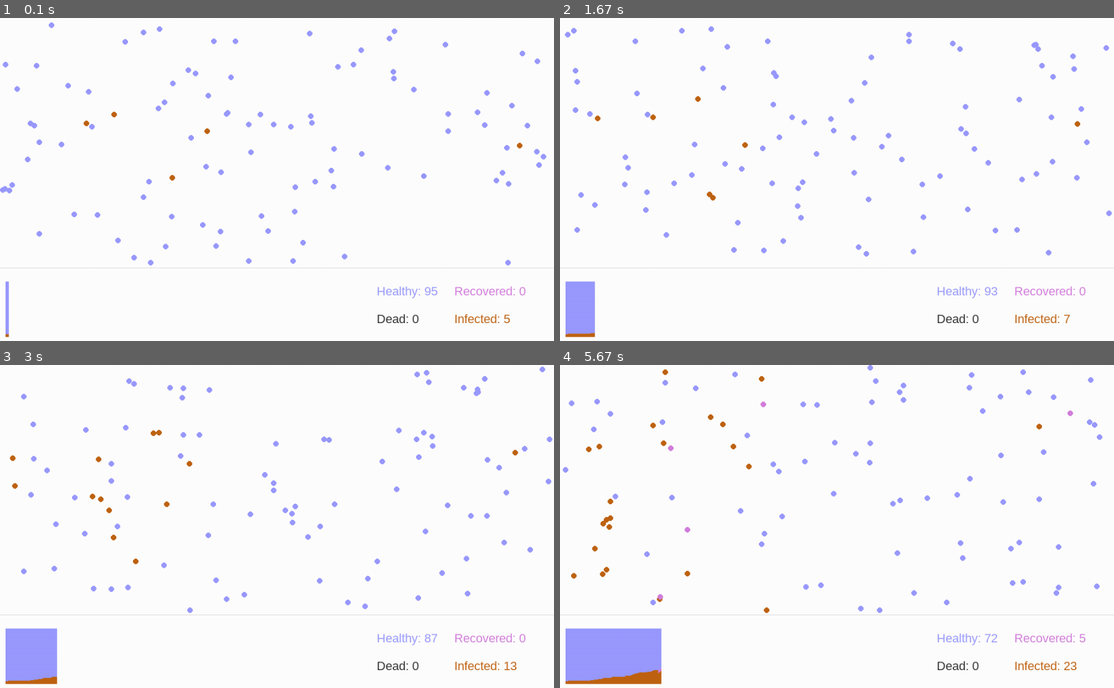
Above: before the commit, frames 1-4 (two rows, left to right).
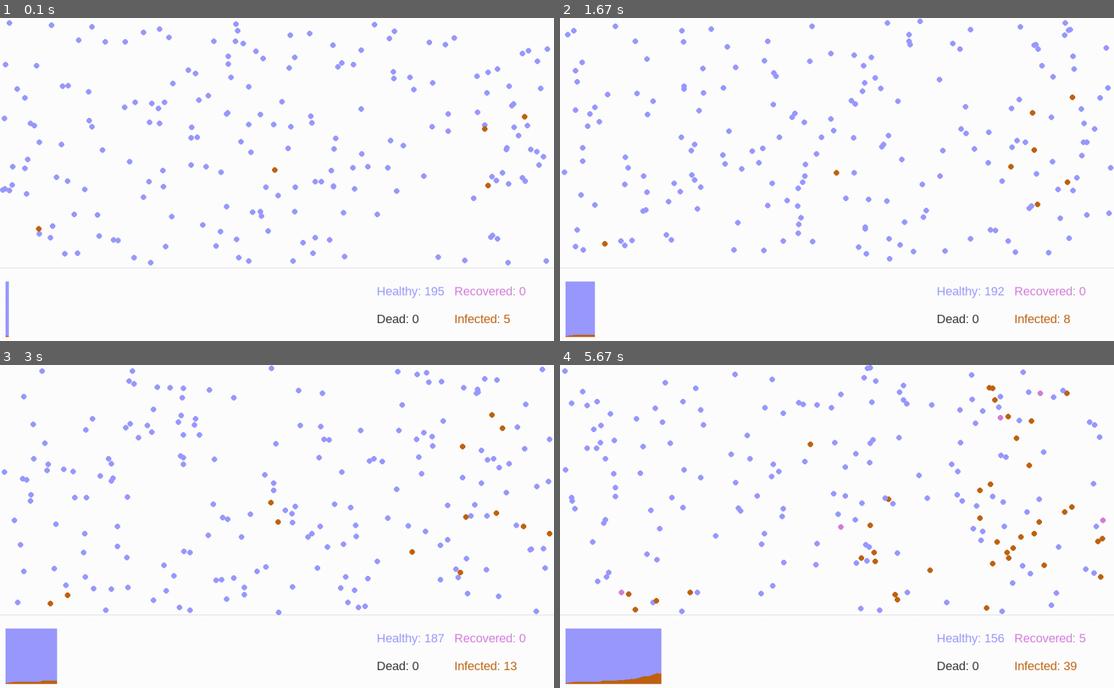
Above: after the commit, the same moments.

Repository: dansarno/pygame-pandemic-simulation
Game: pygame game, started from animation/animation.py
Two runs of this game, one before a commit and one after it. Both use one fixed random seed, a clock stepped at 60 frames per second and the inputs below.
Inputs:
- Up to frame 1 (0.1 s): no input
- Up to frame 2 (1.67 s): no input
- Up to frame 3 (3 s): no input
- Up to frame 4 (5.67 s): no input

The runs differ from the first frame. In frame 1, 1.6% of the frame differs, in the area x 0-100%, y 0-99%; in frame 2, 1.8%; in frame 3, 2.1%; in frame 4, 2.9%, in the area x 0-99%, y 0-99%.

Commit message:
Now stores the positions and vectors of all people in two big matrices and uses scipy pdist to calc distances. Works approx twice as fast but less pretty

Diff:
--- a/animation/config.yaml
+++ b/animation/config.yaml
@@ -7,7 +7,7 @@
   dimensions: [1000, 600]
 
 people:
-  number: 100
+  number: 200
   infected: 5
   radius: 5  # int
 
--- a/animation/population.py
+++ b/animation/population.py
@@ -2,6 +2,7 @@
 import health
 import tools
 import math
+from scipy.spatial.distance import pdist, cdist, squareform
 
 
 class Person:
@@ -14,7 +15,6 @@
         self.status = status
         self.days_infected = days_infected
         self.days_dead = days_dead
-
         self.vector = np.array([tools.random_between(-1, 1), tools.random_between(-1, 1)]) * self.status.speed
 
     def transmission(self):
@@ -68,32 +68,60 @@
                       'dead': 0,
                       'infected': self.n_infected
                       }
+        self.positions_matrix = np.zeros([self.n_people, 2])
+        self.vector_matrix = np.zeros([self.n_people, 2])
+
+        self.healthy_positions = np.zeros([self.n_people - self.n_infected, 2])
+        self.infected_positions = np.zeros([self.n_infected, 2])
 
     def __len__(self):
         return len(self.persons)
 
     def populate(self, size):
-        for _ in range(self.n_people - self.n_infected):
-            self.persons.append(Person(self.box,
-                                       tools.random_between(0, 100),
-                                       size=size
-                                       ))
-        for _ in range(self.n_infected):
-            self.persons.append(Person(self.box,
-                                       tools.random_between(0, 100),
-                                       size=size,
-                                       status=health.infected
-                                       ))
+        for i in range(self.n_people - self.n_infected):
+            healthy_person = Person(self.box,
+                                    tools.random_between(0, 100),
+                                    size=size
+                                    )
+            self.persons.append(healthy_person)
+            self.positions_matrix[i] = healthy_person.pos
+            self.vector_matrix[i] = healthy_person.vector
+        for i in range(self.n_infected):
+            infected_person = Person(self.box,
+                                     tools.random_between(0, 100),
+                                     size=size,
+                                     status=health.infected
+                                     )
+            self.persons.append(infected_person)
+            self.positions_matrix[i + (self.n_people - self.n_infected)] = infected_person.pos
+            self.vector_matrix[i + (self.n_people - self.n_infected)] = infected_person.vector
 
     def update(self):
-        for person in self.persons:
+        collisions = self.check_collisions()
+        for i, person in enumerate(self.persons):
             person.check_up()
             person.move()
+            self.positions_matrix[i] = person.pos
             person.boundary()
-            for other_person in self.persons:
-                # Only perform collision check for people that are not themselves
-                if person is not other_person:
-                    person.collide(other_person)
+            self.vector_matrix[i] = person.vector
+            for j, other_person in enumerate(self.persons):
+                if collisions[i][j] \
+                        and (person.status == health.infected or other_person.status == health.infected) \
+                        and (person.status == health.healthy or other_person.status == health.healthy):
+                    person.transmission()
+                    other_person.transmission()
+            # for other_person in self.persons:
+            #     # Only perform collision check for people that are not themselves
+            #     if person is not other_person:
+            #         person.collide(other_person)
+
+    def check_collisions(self):
+        dist_condensed = pdist(self.positions_matrix)
+        return squareform(dist_condensed) < 5
+
+    def check_collisions_2(self):
+        dist_condensed = cdist(self.healthy_positions, self.infected_positions)
+        return squareform(dist_condensed) < 8
 
     def test_population(self):
         healthy_count = 0
--- a/animation/tools.py
+++ b/animation/tools.py
@@ -35,5 +35,5 @@
 
 if __name__ == '__main__':
     counts = [43, 56, 75, 86, 97]
-    rounded_counts = round_to_100_percent(counts)
+    rounded_counts = round_to_total(counts)
     print(rounded_counts)
